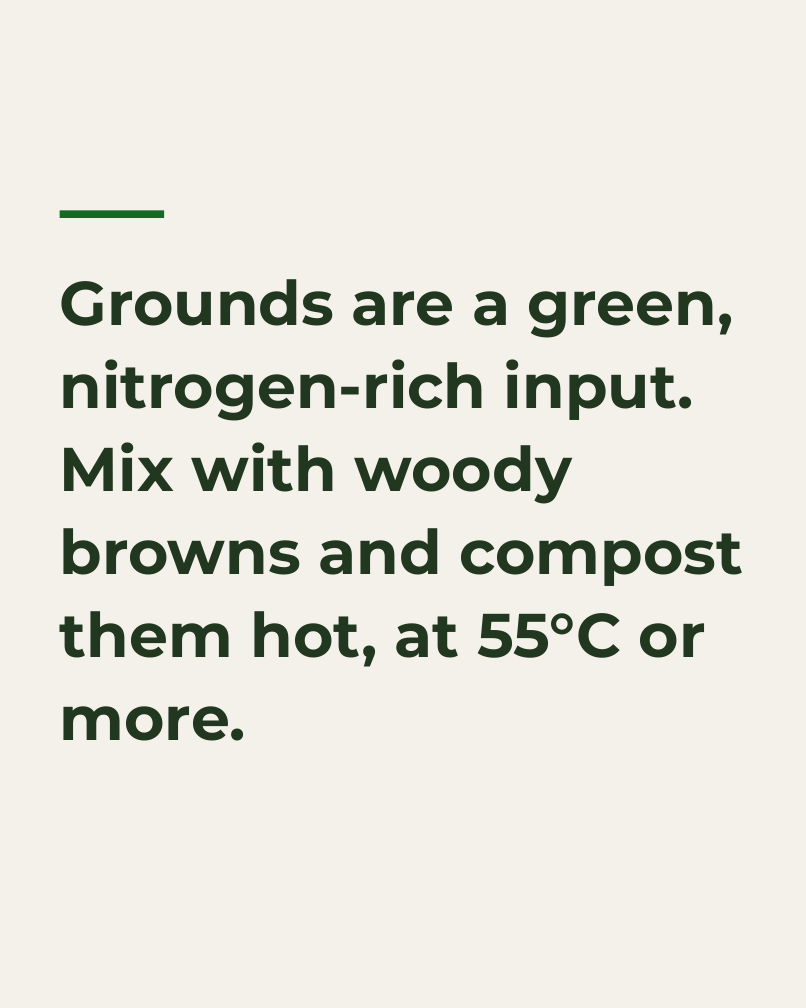
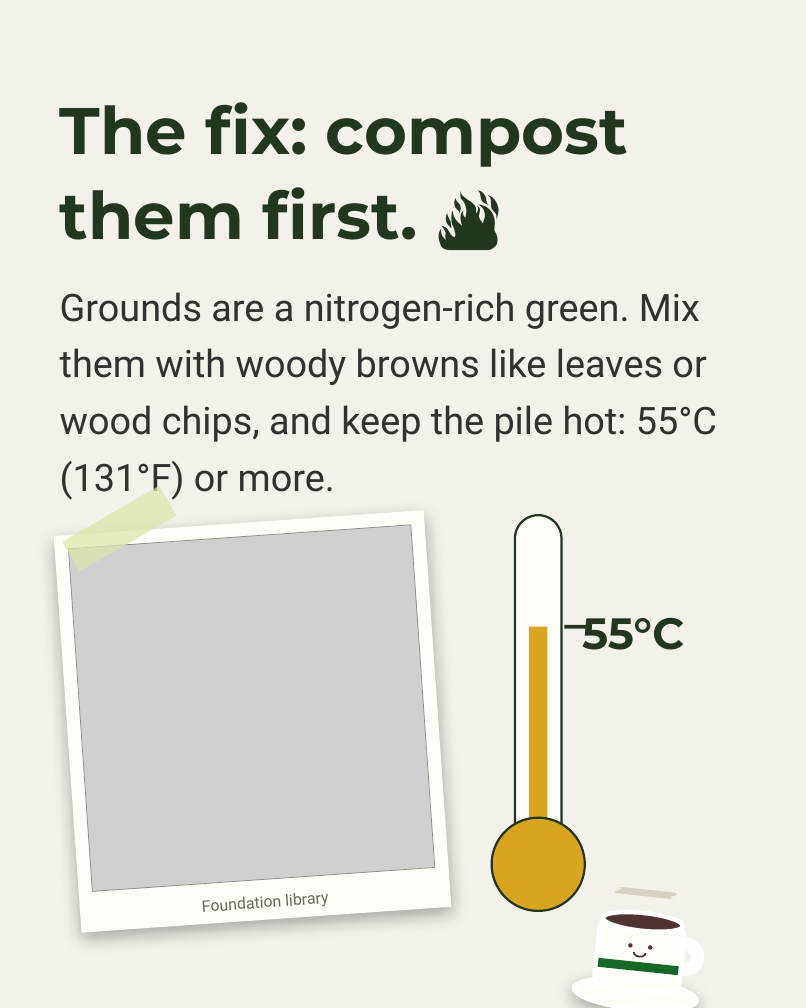
Before and after one commit to linneamoritznyc/SFW-SocialMedia, a slide deck: slide 6 of templates/posts/october/01-10-2026-thu-ig-coffee-myth.pptx. Drawn at 806x1008 pixels with LibreOffice and Linux fonts; fonts in the diff are those of the drawing; grey boxes stand for pictures; background and template pictures are left out. Boxes give left, top, right and bottom in pixels: in the first picture for what was removed or moved away, otherwise in the second. Text is boxed around its words. In the diff, an @@ line names an element or a change of style, - is before the commit and + after.

```diff
--- a/templates/posts/october/01-10-2026-thu-ig-coffee-myth.pptx
+++ b/templates/posts/october/01-10-2026-thu-ig-coffee-myth.pptx
@@ text added at box(60, 102, 628, 240), 66 pt, text #22371F, bold @@
+The fix: compost them first. 🔥
@@ rectangle removed at box(59, 210, 164, 217) @@
@@ text at box(60, 292, 717, 501): text changed; size 62 to 38 pt; font Montserrat to Roboto; text colour #22371F to #333130; bold off @@
-Grounds are a green, nitrogen-rich input. Mix with woody browns and compost them hot, at 55°C or more.
+Grounds are a nitrogen-rich green. Mix them with woody browns like leaves or wood chips, and keep the pile hot: 55°C (131°F) or more.
@@ rectangle added at box(63, 486, 177, 572), fill #DBE6A7 at 70% opacity @@
@@ rectangle added at box(54, 510, 451, 932), fill #FFFDF7 @@
@@ picture added at box(69, 524, 435, 891) @@
@@ rounded rectangle added at box(515, 515, 562, 866), fill #FFFDF7, outline #22371F 2.25 pt @@
@@ rectangle added at box(529, 626, 547, 873), fill #D9A521 @@
@@ rectangle added at box(565, 625, 592, 628), fill #22371F @@
@@ text added at box(582, 618, 684, 650), 44 pt, text #22371F, bold @@
+55°C
@@ ellipse added at box(491, 817, 585, 911), fill #D9A521, outline #22371F 2.25 pt @@
@@ text added at box(202, 896, 281, 912), 16 pt, text #6A665C @@
+Foundation library
@@ group added at box(573, 886, 704, 1008): 4 ellipses, 3 waves, 1 donut, 1 rounded rectangle, 1 rectangle, 1 arch (boxed as its full ring) @@
```
Also in this commit, not shown: 5 other slides changed, 1 slide added, 1 slide removed, 15 other files.
